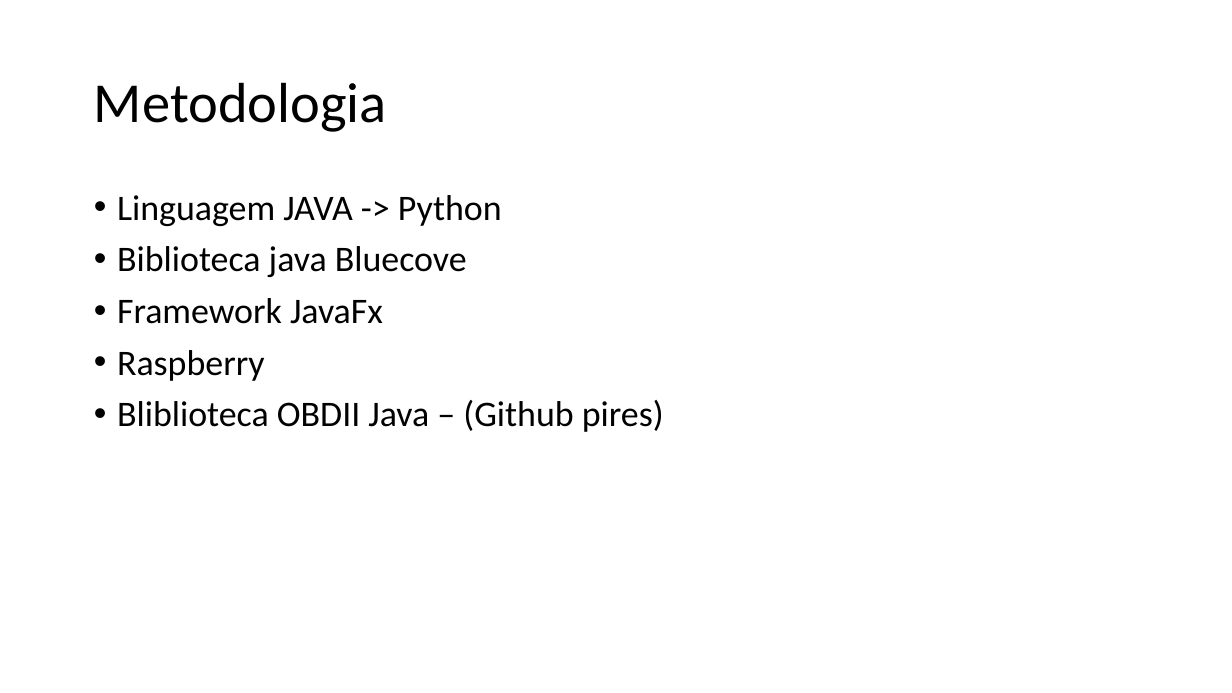
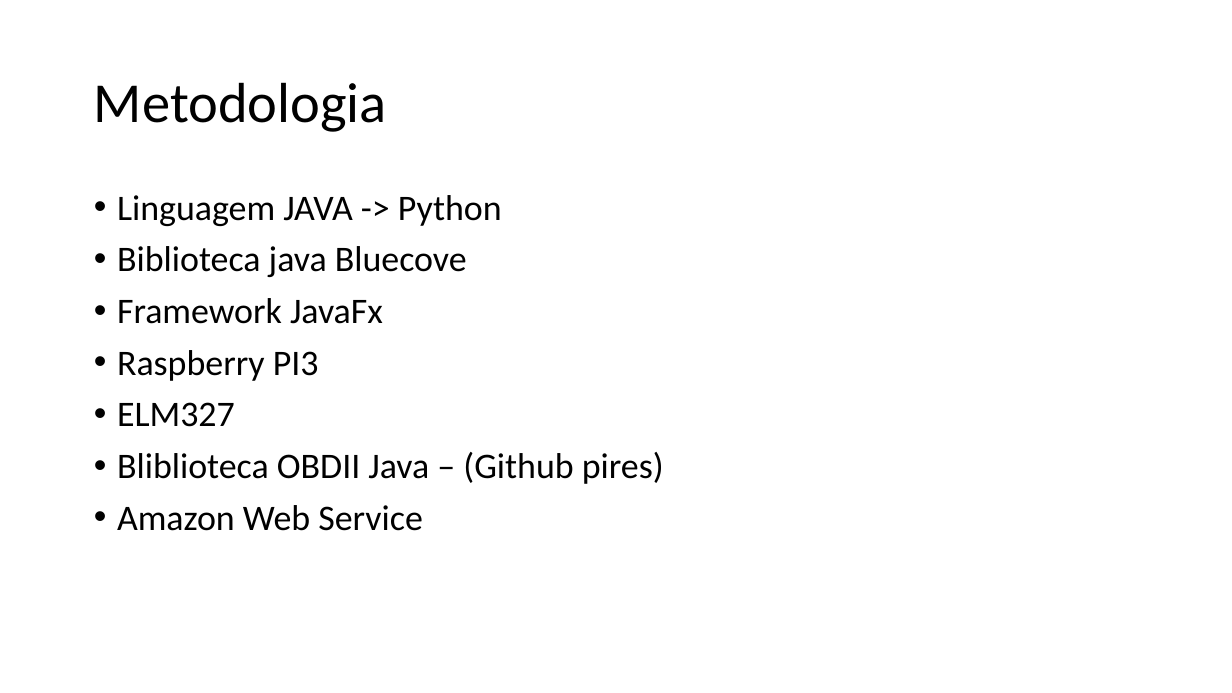
Before and after one commit to ruanlas/TADS2015, a slide deck: slide 6 of TCC-documentos/Apresentacao/TCC.pptx. Drawn at 1232x693 pixels with LibreOffice and Linux fonts; fonts in the diff are those of the drawing. Boxes give left, top, right and bottom in pixels: in the first picture for what was removed or moved away, otherwise in the second. Text is boxed around its words. In the diff, an @@ line names an element or a change of style, - is before the commit and + after.

```diff
--- a/TCC-documentos/Apresentacao/TCC.pptx
+++ b/TCC-documentos/Apresentacao/TCC.pptx
@@ text at [117, 350, 319, 427]: text changed @@
-• Raspberry
+• Raspberry PI3
+• ELM327
@@ text at [117, 505, 423, 531]: paragraph added @@
+• Amazon Web Service
```
Also in this commit, not shown: 4 other slides changed, 3 other files.
